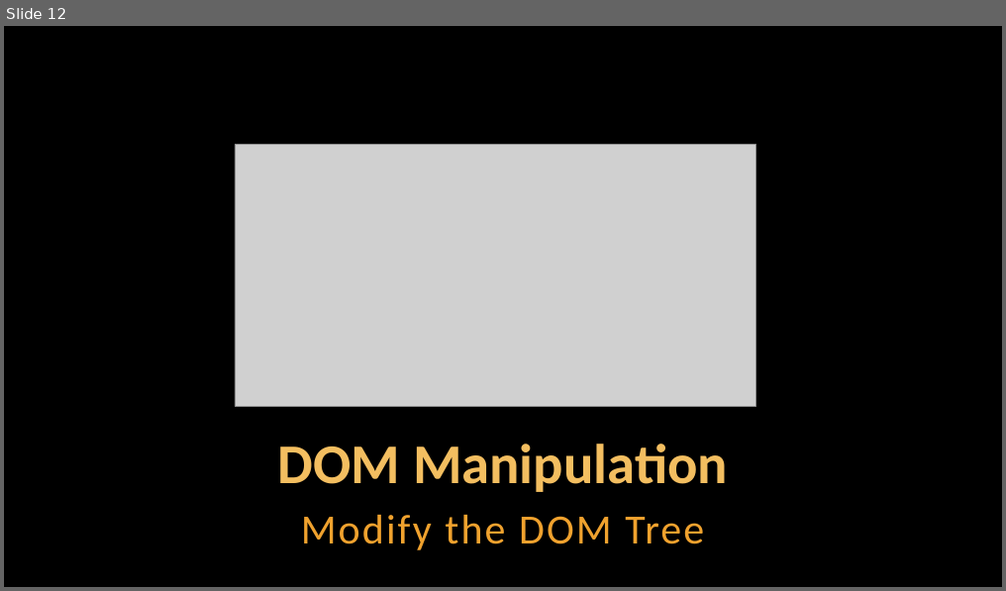
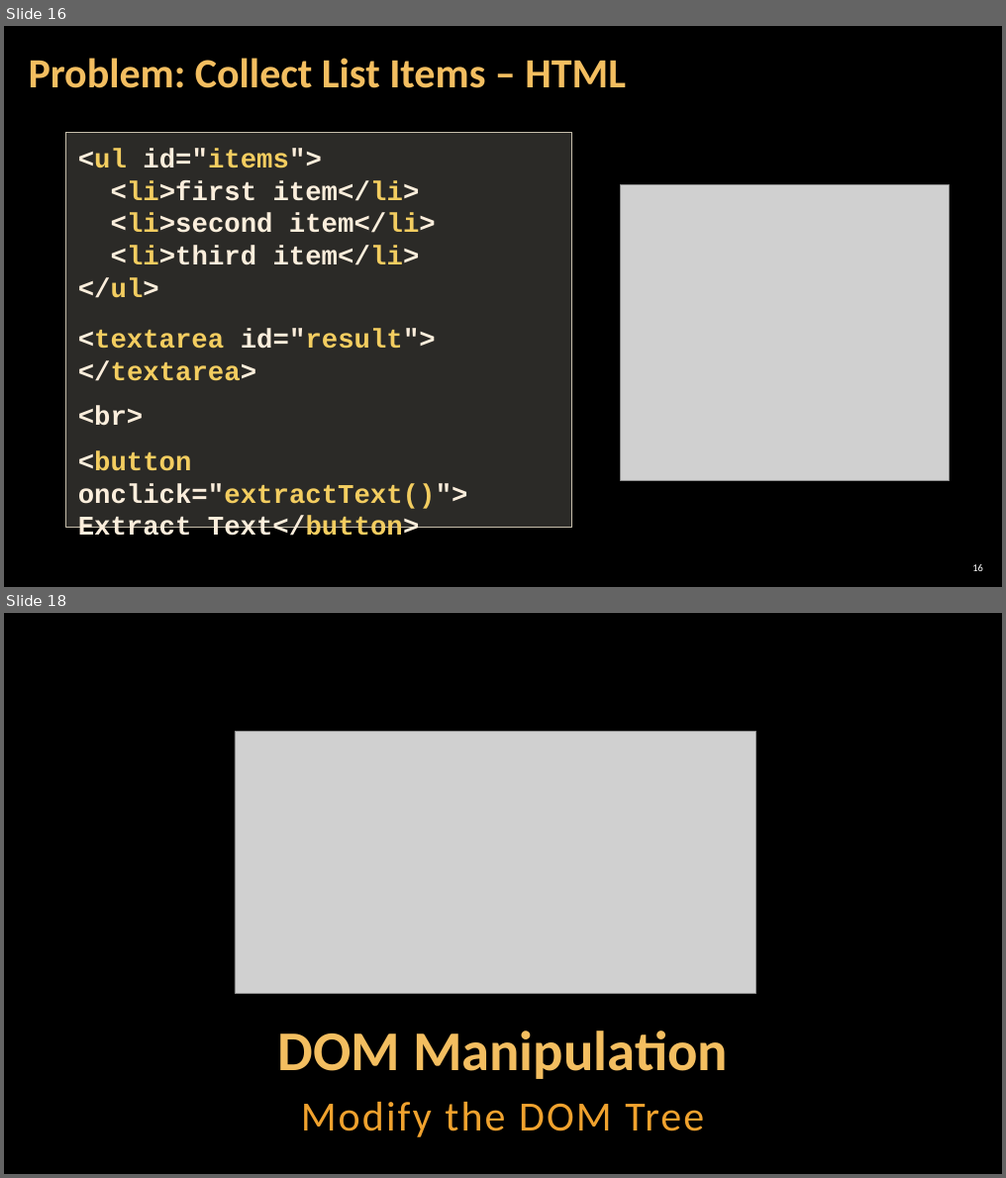
Before and after one commit to antoniaat/Front-End-Development, a slide deck: JavaScript_For_FrontEnd/02. JavaScript-for-Front-End-Introduction-to-DOM-and-Events/02. JavaScript-for-Front-End-Introduction-to-DOM-and-Events.pptx. Shown one above the other, each under a label of ours: slide 12 before the commit, slides 16 and 18 after it; the slides between them are not shown. The pictures are 1006x591 and 1006x1178 pixels, drawn with LibreOffice and Linux fonts; fonts in the diff are those of the drawing; grey boxes stand for pictures; background and template pictures are left out. Boxes give left, top, right and bottom in pixels: in the first picture for what was removed or moved away, otherwise in the second. Text is boxed around its words. In the diff, an @@ line names an element or a change of style, - is before the commit and + after.

```diff
--- a/JavaScript_For_FrontEnd/02. JavaScript-for-Front-End-Introduction-to-DOM-and-Events/02. JavaScript-for-Front-End-Introduction-to-DOM-and-Events.pptx
+++ b/JavaScript_For_FrontEnd/02. JavaScript-for-Front-End-Introduction-to-DOM-and-Events/02. JavaScript-for-Front-End-Introduction-to-DOM-and-Events.pptx
@@ slide 16 added at (4, 26, 1002, 587), background picture (left out) @@
@@ title added at (29, 58, 626, 88), 40 pt, text #F3BE60, bold @@
+Problem: Collect List Items – HTML
@@ rectangle added at (66, 132, 571, 528), fill #D9D5C7 at 20% opacity, outline #C7BFAC 1 pt, 26 pt, text #FBEEDC, bold @@
+  <ul id="items">
+  <li>first item</li>
+  <li>second item</li>
+  <li>third item</li>
+  </ul>
+  <textarea id="result">
+  </textarea>
+  <br>
+  <button onclick="extractText()">
+  Extract Text</button>
@@ picture added at (621, 184, 948, 481) @@
@@ page number added at (972, 565, 983, 571), 10 pt, text #FFFFFF @@
+16
@@ what was slide 12 is now slide 18 @@
```
Also in this commit, not shown: 6 slides changed, 5 other slides added, 2 slides removed.
